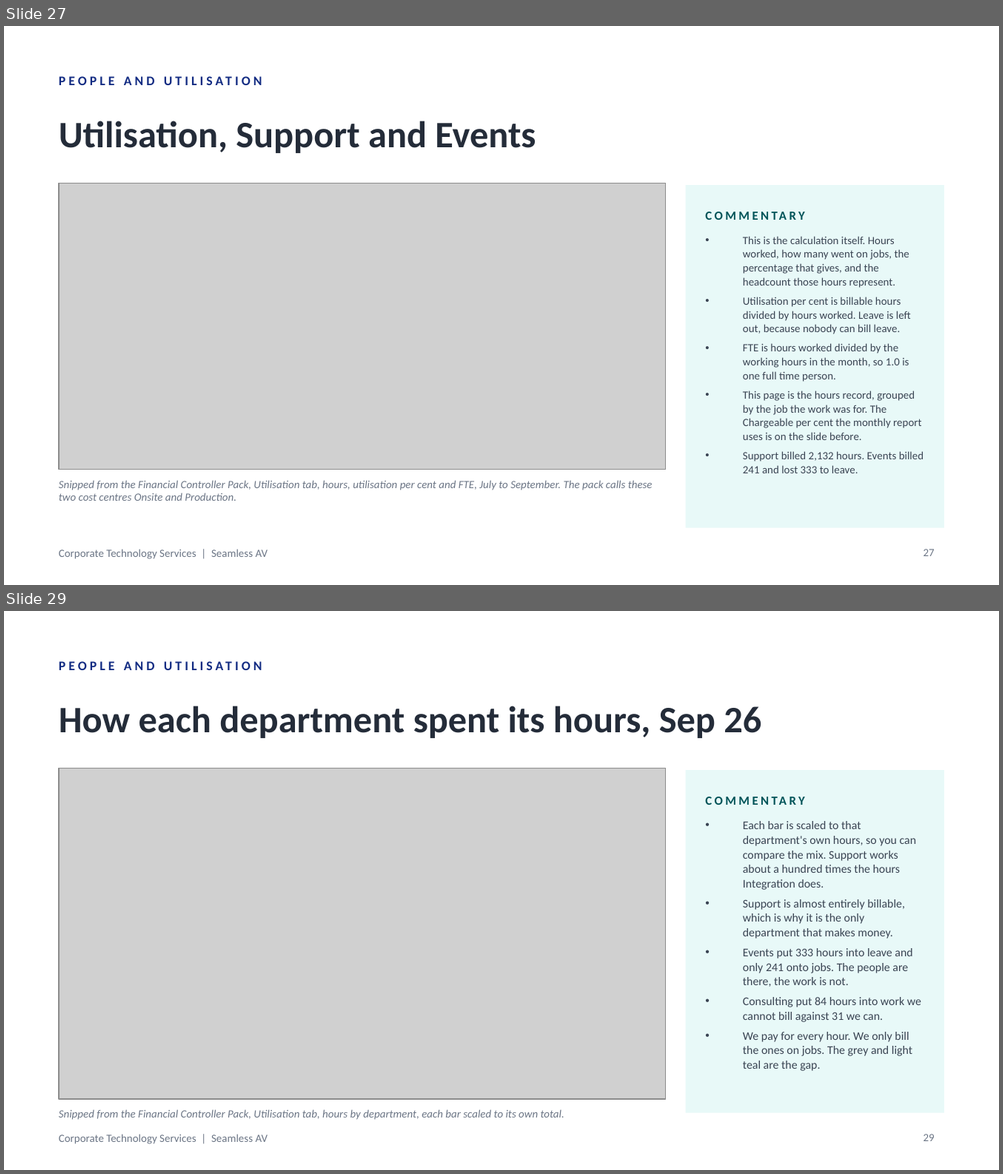
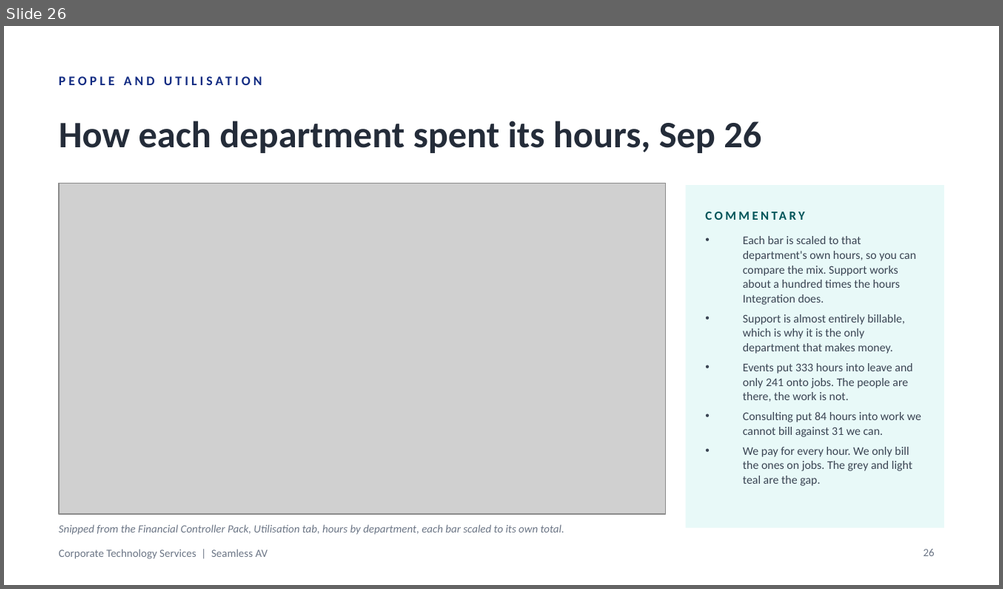
Before and after one commit to WesleyNelson-O33/Claude, a slide deck: deck/CTS Monthly Business Review - September 2026.pptx. Shown one above the other, each under a label of ours: slides 27 and 29 before the commit, slide 26 after it; the slides between them are not shown. The pictures are 1003x1174 and 1003x589 pixels, drawn with LibreOffice and Linux fonts; fonts in the diff are those of the drawing; grey boxes stand for pictures. Boxes give left, top, right and bottom in pixels: in the first picture for what was removed or moved away, otherwise in the second. Text is boxed around its words. In the diff, an @@ line names an element or a change of style, - is before the commit and + after.

```diff
--- a/deck/CTS Monthly Business Review - September 2026.pptx
+++ b/deck/CTS Monthly Business Review - September 2026.pptx
@@ slide 27 removed at box(4, 26, 999, 585), background #FFFFFF; not listed: 1 template element that a slide beside it also shows @@
@@ text removed at box(59, 66, 755, 96) @@
-PEOPLE AND UTILISATION
@@ text removed at box(59, 121, 535, 153) @@
-Utilisation, Support and Events
@@ picture removed at box(59, 183, 666, 469) @@
@@ rectangle removed at box(686, 185, 944, 528) @@
@@ text removed at box(706, 203, 924, 228) @@
-COMMENTARY
@@ text removed at box(743, 236, 923, 474) @@
-• This is the calculation itself. Hours worked, how many went on jobs, the percentage that gives, and the headcount those hours represent.
-• Utilisation per cent is billable hours divided by hours worked. Leave is left out, because nobody can bill leave.
-• FTE is hours worked divided by the working hours in the month, so 1.0 is one full time person.
-• This page is the hours record, grouped by the job the work was for. The Chargeable per cent the monthly report uses is on the slide before.
-• Support billed 2,132 hours. Events billed 241 and lost 333 to leave.
@@ text removed at box(59, 480, 652, 501) @@
-Snipped from the Financial Controller Pack, Utilisation tab, hours, utilisation per cent and FTE, July to September. The pack calls these two cost centres Onsite and Production.
@@ page number removed at box(923, 549, 934, 557) @@
-27
@@ what was slide 29 is now slide 26 @@
@@ page number at box(923, 549, 934, 557): text changed @@
-29
+26
```
Also in this commit, not shown: 1 slide changed, 2 other slides removed, 11 other files.
